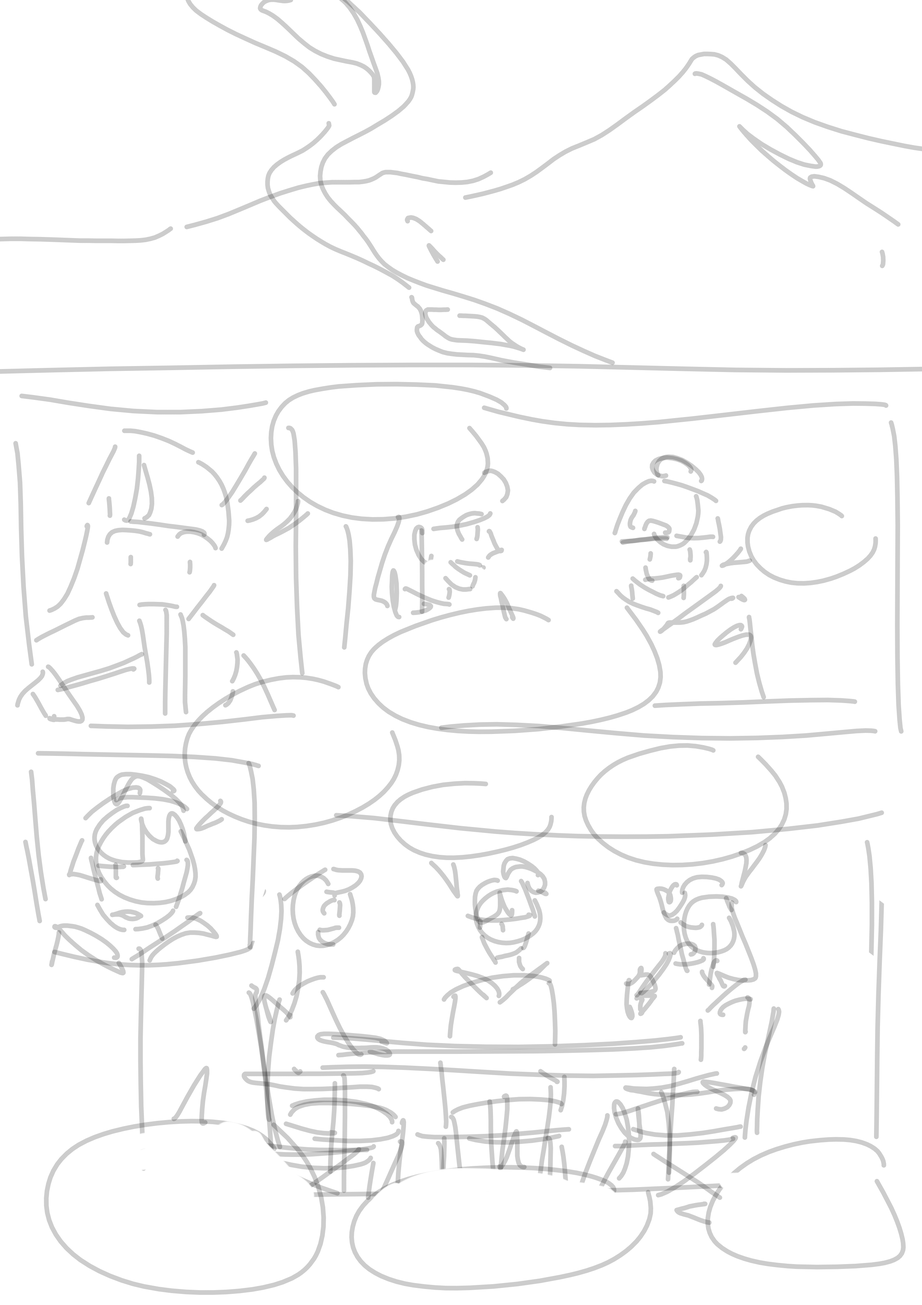
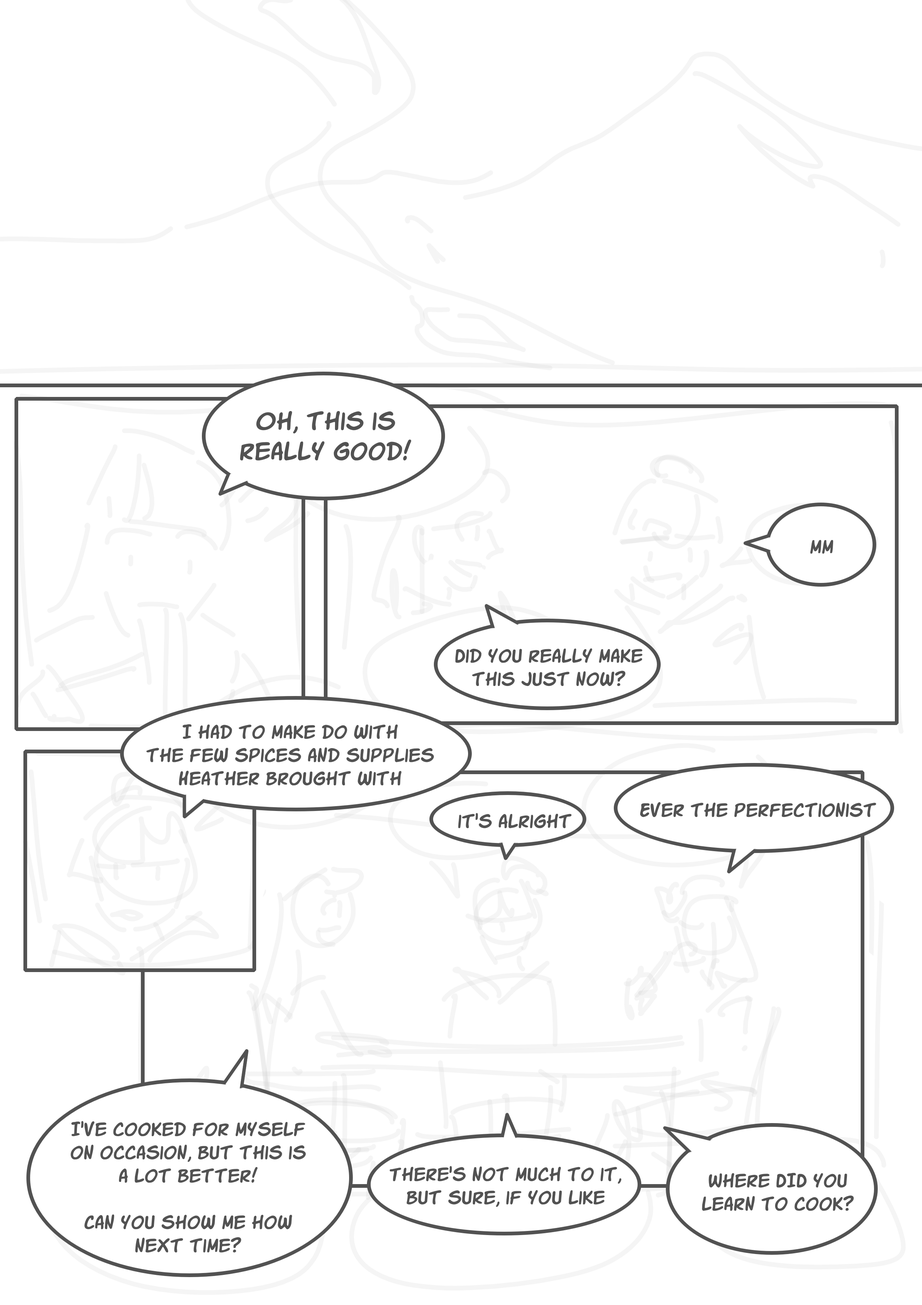
Layered file, before and after one edit (922×1305). Changes by layer:
added layer "Paint Layer 4" above "Vector Layer 2" over [142, 428, 810, 1191]
added layer "Vector Layer 3" above "Background" over [0, 357, 922, 1191]
"Background": opacity 100% → 20%, painted on it over [0, 0, 922, 1295]
